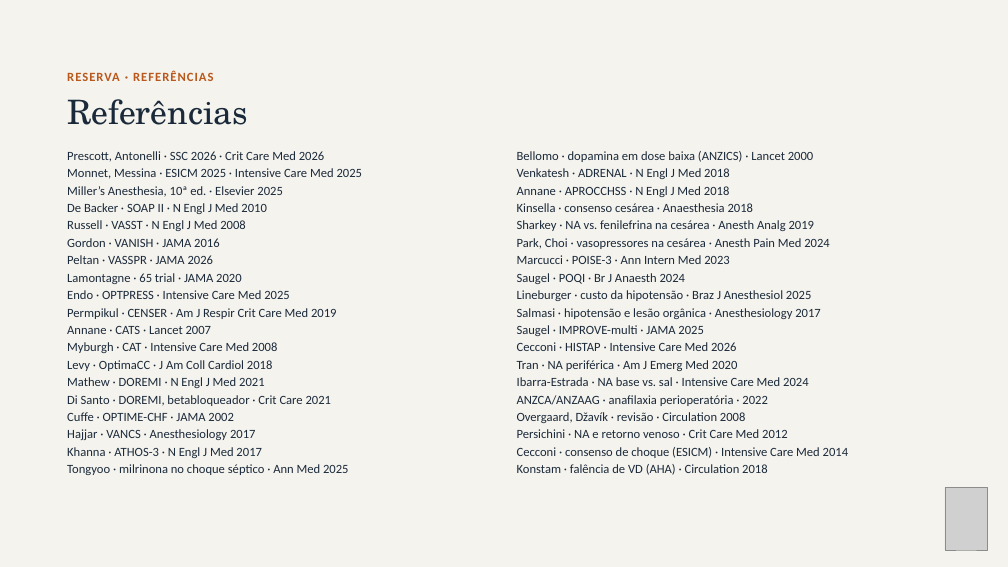
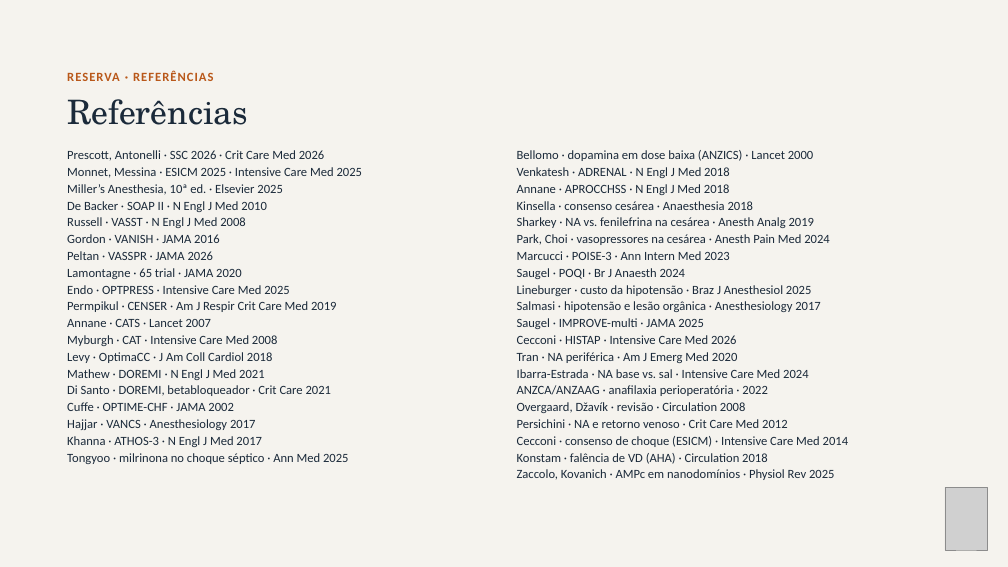
Before and after one commit to brunomoraesdubois-bit/Bruno, a slide deck: slide 34 of apresentacao/Aminas_Vasoativas.pptx. Drawn at 1008x567 pixels with LibreOffice and Linux fonts; fonts in the diff are those of the drawing; grey boxes stand for pictures. Boxes give left, top, right and bottom in pixels: in the first picture for what was removed or moved away, otherwise in the second. Text is boxed around its words. In the diff, an @@ line names an element or a change of style, - is before the commit and + after.

```diff
--- a/apresentacao/Aminas_Vasoativas.pptx
+++ b/apresentacao/Aminas_Vasoativas.pptx
@@ text "Myburgh · CAT · Intensive ...": place and size @@
-text "Myburgh · CAT · Intensive ..." at bbox=[67, 342, 278, 353]
+text "Myburgh · CAT · Intensive ..." at bbox=[67, 335, 278, 346]
@@ text "Cecconi · HISTAP · Intensive ...": place and size @@
-text "Cecconi · HISTAP · Intensive ..." at bbox=[517, 342, 736, 351]
+text "Cecconi · HISTAP · Intensive ..." at bbox=[517, 335, 736, 344]
@@ line spacing 15.6pt to 15pt in 34 elements at bbox=[67, 184, 283, 195], bbox=[67, 201, 267, 212], bbox=[517, 184, 730, 195], bbox=[517, 201, 754, 210], bbox=[67, 217, 245, 228], bbox=[517, 217, 815, 228], bbox=[67, 234, 220, 243], bbox=[517, 234, 829, 245], bbox=[67, 251, 214, 260], bbox=[517, 251, 730, 260], bbox=[67, 268, 242, 279], bbox=[67, 285, 289, 294], bbox=[517, 285, 811, 296], bbox=[517, 268, 685, 279], bbox=[67, 301, 337, 312], bbox=[517, 301, 821, 312], bbox=[67, 319, 212, 327], bbox=[517, 318, 704, 329], bbox=[67, 335, 278, 346], bbox=[67, 352, 273, 363], bbox=[517, 335, 736, 344], bbox=[517, 352, 737, 363], bbox=[67, 369, 264, 380], bbox=[517, 369, 809, 378], bbox=[67, 385, 331, 396], bbox=[517, 385, 767, 396], bbox=[67, 402, 234, 411], bbox=[517, 402, 746, 413], bbox=[67, 436, 262, 447], bbox=[517, 436, 849, 447], bbox=[67, 419, 256, 430], bbox=[517, 419, 788, 428], bbox=[67, 453, 349, 464], bbox=[517, 453, 768, 464] @@
@@ 12 texts: place and size @@
-12 texts at bbox=[67, 377, 849, 475]
+12 texts at bbox=[67, 369, 849, 464]
@@ text added at bbox=[517, 469, 835, 480], 12 pt, text #1B2A3A @@
+Zaccolo, Kovanich · AMPc em nanodomínios · Physiol Rev 2025
```
Also in this commit, not shown: 1 other slide changed, 10 other files.
